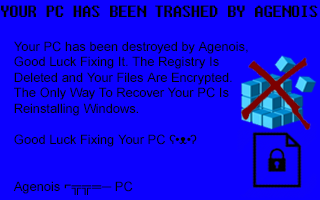
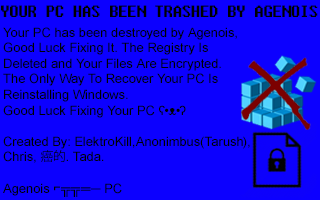
Layered file, before and after one edit (320 x 200). Changes by layer:
painted on "Your PC has been destroyed by Agenois, Good Luck Fixing It. The" over <box>3,27,250,197</box>
